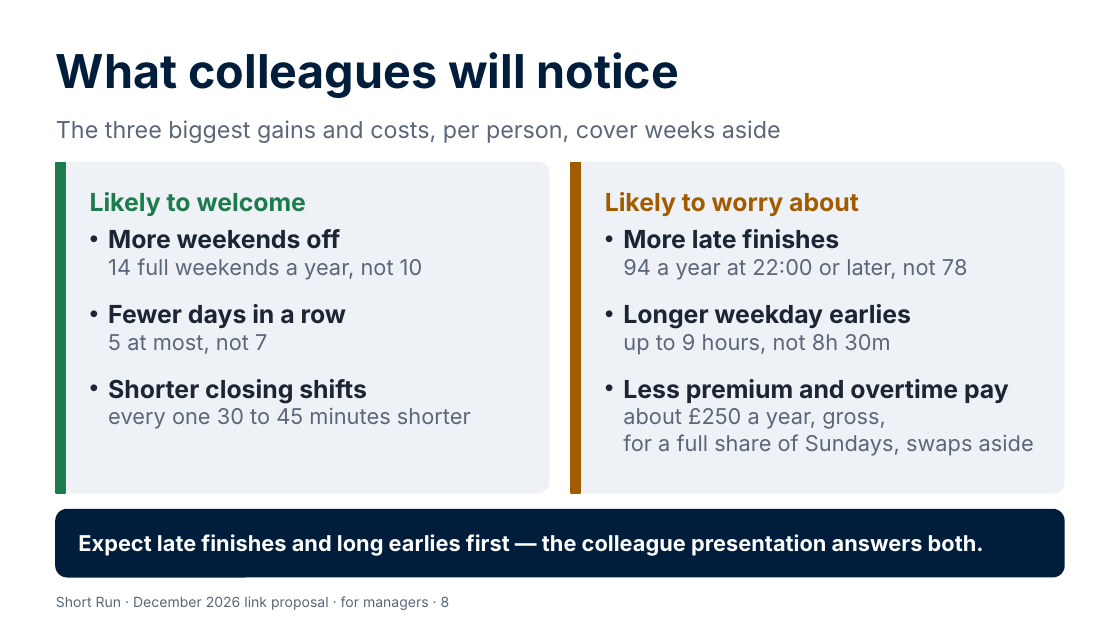
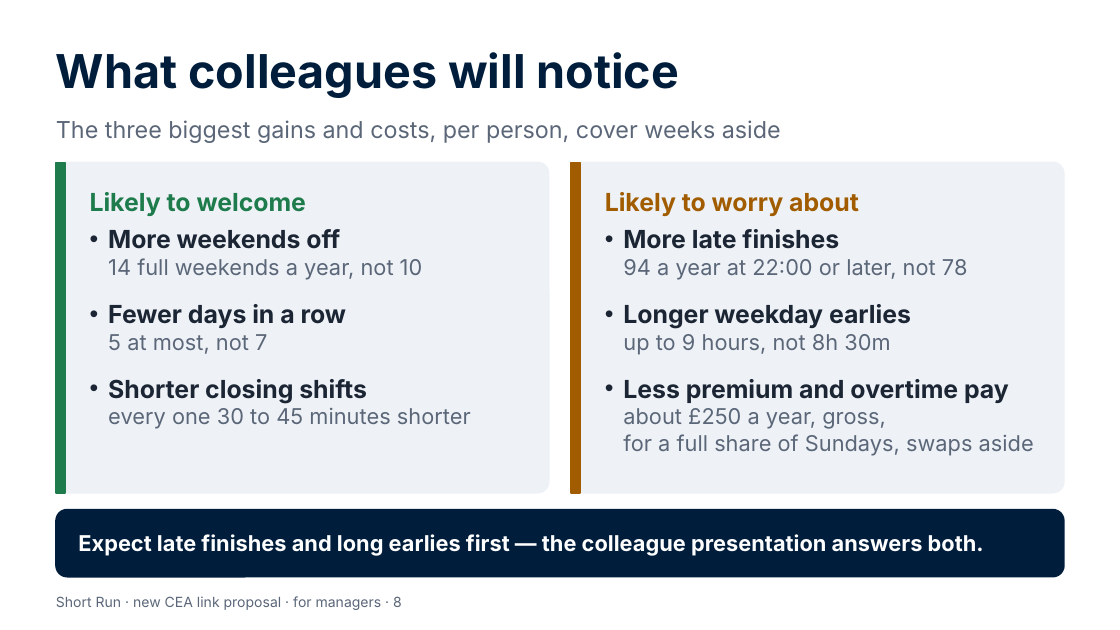
Before and after one commit to Garethdavidmiller/roster-app, a slide deck: slide 8 of docs/links-26/presentations/Short-Run-for-managers.pptx. Drawn at 1120x630 pixels with LibreOffice and Linux fonts; fonts in the diff are those of the drawing. Boxes give left, top, right and bottom in pixels: in the first picture for what was removed or moved away, otherwise in the second. Text is boxed around its words. In the diff, an @@ line names an element or a change of style, - is before the commit and + after.

```diff
--- a/docs/links-26/presentations/Short-Run-for-managers.pptx
+++ b/docs/links-26/presentations/Short-Run-for-managers.pptx
@@ text at [56,596,402,610]: text changed @@
-Short Run · December 2026 link proposal · for managers · 8
+Short Run · new CEA link proposal · for managers · 8
```
Also in this commit, not shown: 8 other slides changed, 50 other files.
